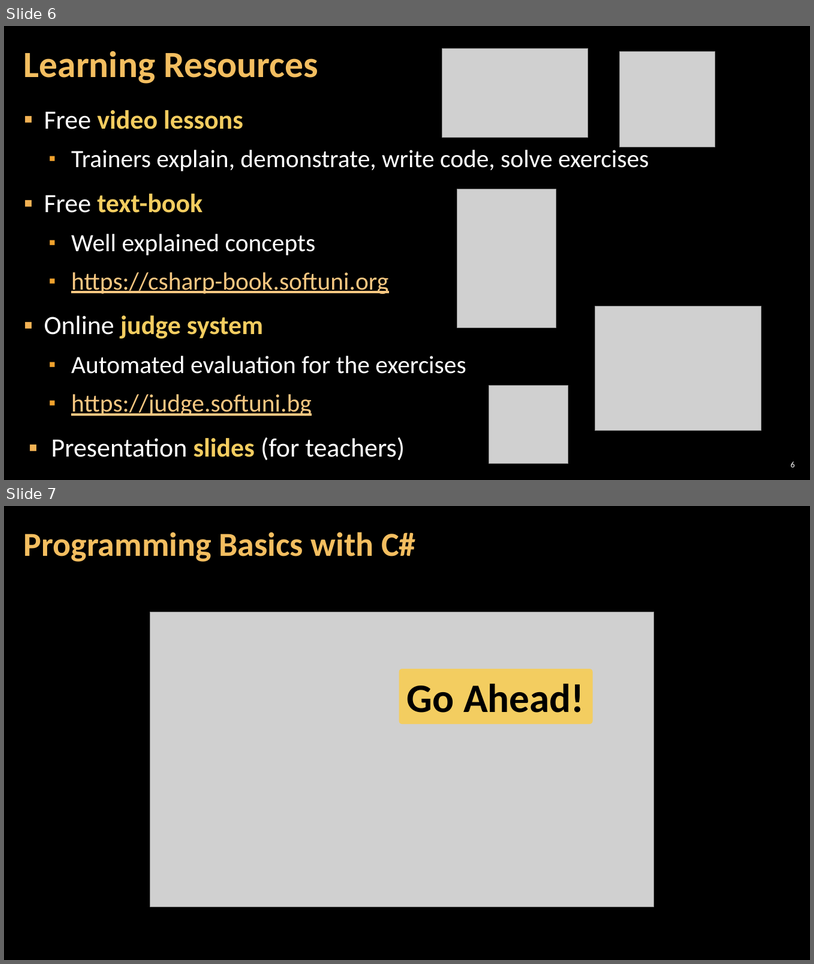
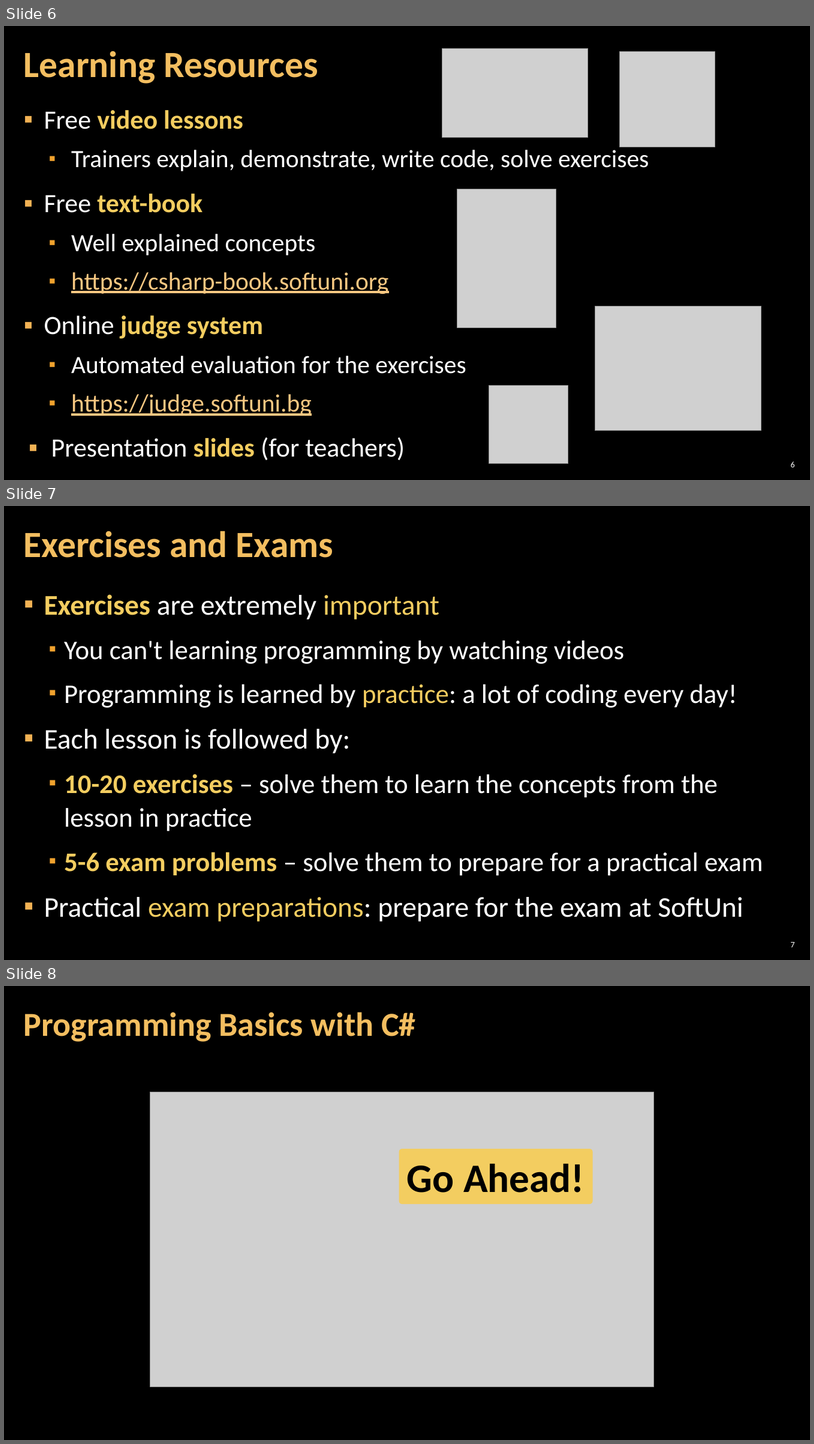
Before and after one commit to SoftUni/Programming-Basics-Resources, a slide deck: Presentation-Slides-CSharp-EN/Chapter-0-Preface/01.Chapter-Overview.pptx. Shown one above the other, each under a label of ours: slides 6 and 7 before the commit, slides 6, 7 and 8 after it. The pictures are 814x964 and 814x1444 pixels, drawn with LibreOffice and Linux fonts; fonts in the diff are those of the drawing; grey boxes stand for pictures; background and template pictures are left out. Boxes give left, top, right and bottom in pixels: in the first picture for what was removed or moved away, otherwise in the second. Text is boxed around its words. In the diff, an @@ line names an element or a change of style, - is before the commit and + after.

```diff
--- a/Presentation-Slides-CSharp-EN/Chapter-0-Preface/01.Chapter-Overview.pptx
+++ b/Presentation-Slides-CSharp-EN/Chapter-0-Preface/01.Chapter-Overview.pptx
@@ slide 7 added at box(4, 506, 810, 960), background picture (left out) @@
@@ title added at box(24, 531, 333, 558), 44 pt, text #F3BE60, bold @@
+Exercises and Exams
@@ text added at box(44, 594, 764, 921), 32 pt, text #FFFFFF @@
+▪ Exercises are extremely important
+  ▪ You can't learning programming by watching videos
+  ▪ Programming is learned by practice: a lot of coding every day!
+▪ Each lesson is followed by:
+  ▪ 10-20 exercises – solve them to learn the concepts from the lesson in practice
+  ▪ 5-6 exam problems – solve them to prepare for a practical exam
+▪ Practical exam preparations: prepare for the exam at SoftUni
@@ page number added at box(791, 942, 795, 947), 10 pt, text #FFFFFF @@
+7
@@ what was slide 7 is now slide 8 @@
```
Also in this commit, not shown: 1 slide changed.
